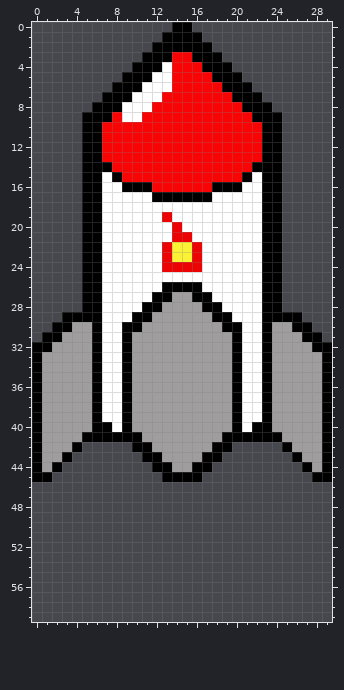
Pixel-art sprite -- SpaceInvaders/Assets/Missile.png. The picture above was drawn from the file before the commit.
The file is 100x100 pixels. Colours within 5 levels of each other are drawn and written as one. The old version is drawn lined up with the new one, on the new canvas.
The same view after the edit:
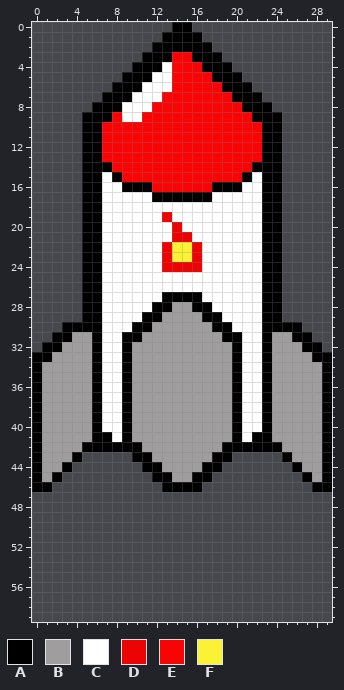
Palette (. is transparent): A #000000  B #9f9d9d  C #ffffff  D #ec0404  E #f90404  F #fbf236
The edit:
canvas 100x100 -> 30x60, the old top-left corner now at -34,-17 (the part of the old canvas that was cut away was empty and is not shown)
y 26: x 13..16 AAAA -> CCCC
y 27: x 12 A -> C; x 14..15 BB -> AA; x 17 A -> C
y 28: x 11 A -> C; x 13 B -> A; x 16 B -> A; x 18 A -> C
y 29: x 3..4 AA -> ..; x 10 A -> C; x 12 B -> A; x 17 B -> A; x 19 A -> C; x 25..26 AA -> ..
y 30: x 2 A -> .; x 4..5 BB -> AA; x 9 A -> C; x 11 B -> A; x 18 B -> A; x 20 A -> C; x 24..25 BB -> AA; x 27 A -> .
y 31: x 1 A -> .; x 3 B -> A; x 10 B -> A; x 19 B -> A; x 26 B -> A; x 28 A -> .
y 32: x 0 A -> .; x 2 B -> A; x 27 B -> A; x 29 A -> .
y 33: x 1 B -> A; x 28 B -> A
y 40: x 7 A -> C; x 22 A -> C
y 41: x 5 A -> B; x 8 A -> C; x 10 A -> B; x 19 A -> B; x 21 A -> C; x 24 A -> B
y 42: x 4..9 A..... -> BAAAAA; x 11 A -> B; x 18 A -> B; x 20..25 .....A -> AAAAAB
y 43: x 3..4 A. -> BA; x 10 . -> A; x 12 A -> B; x 17 A -> B; x 19 . -> A; x 25..26 .A -> AB
y 44: x 2..3 A. -> BA; x 11 . -> A; x 13 A -> B; x 16 A -> B; x 18 . -> A; x 26..27 .A -> AB
y 45: x 1..2 A. -> BA; x 12 . -> A; x 14..15 AA -> BB; x 17 . -> A; x 27..28 .A -> AB
y 46: x 0..1 .. -> AA; x 13..16 .... -> AAAA; x 28..29 .. -> AA
Changed places in both pictures, as pixel boxes (x1, y1, x2, y2):
changed: (122, 282, 242, 342)
changed: (32, 312, 92, 362)
changed: (272, 312, 332, 362)
changed: (32, 422, 332, 492)
